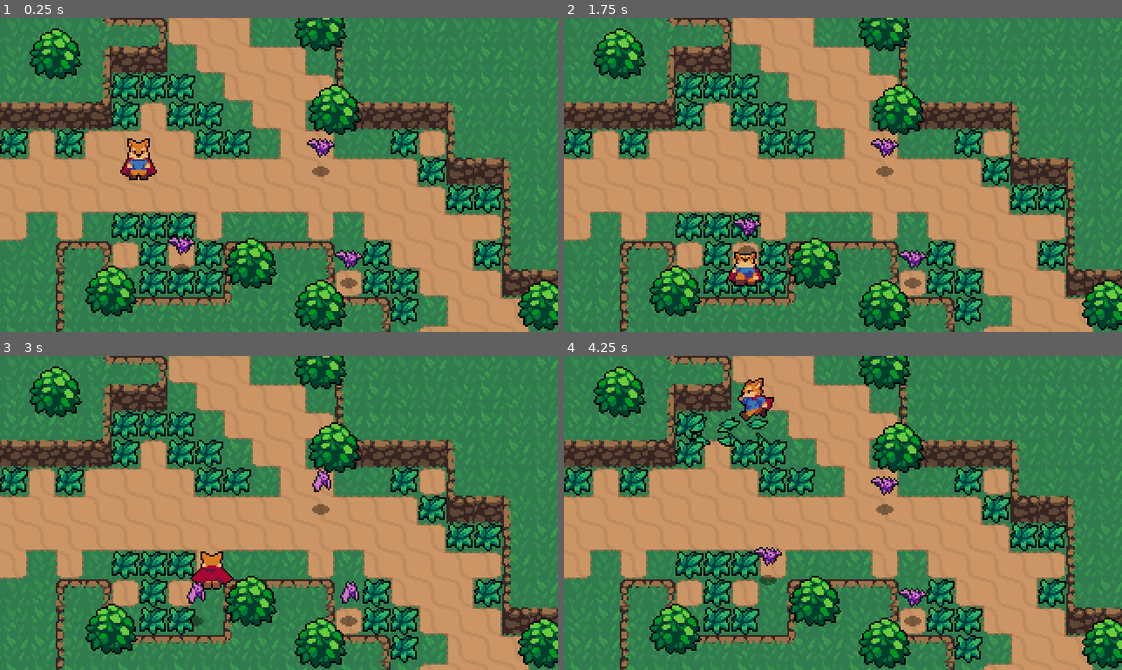
Above: before the commit, frames 1-4 (two rows, left to right).
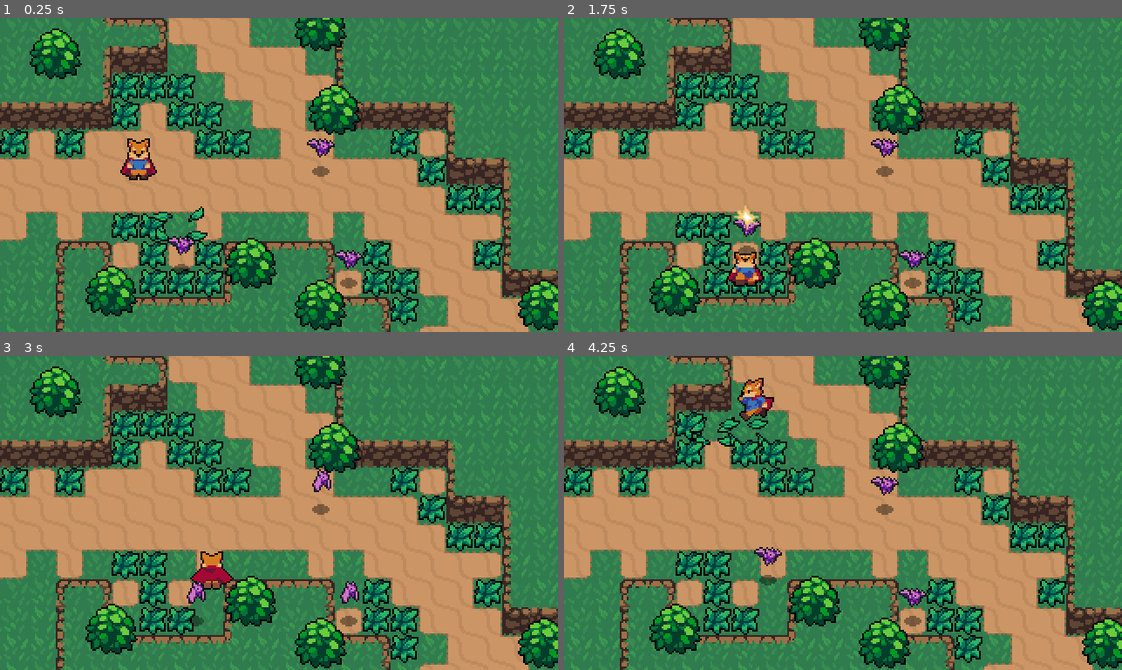
Above: after the commit, the same moments.

Repository: Tobio89/Godot-Action-RPG-tutorial
Game: Godot game, scene res://World.tscn
Two runs of this game, one before a commit and one after it. Both use one fixed random seed, a clock stepped at 60 frames per second and the inputs below.
Inputs:
- Up to frame 1 (0.25 s): no input
- Up to frame 2 (1.75 s): hold Right (ui_right) 0.53-1.28 s; tap Space (attack) at 0.6 s; hold Down (ui_down) from 1.28 s (still down); tap Shift (roll) at 1.35 s
- Up to frame 3 (3 s): release Down (ui_down) at 2.03 s; hold Right (ui_right) 2.03-2.78 s; tap Space (attack) at 2.1 s; hold Up (ui_up) from 2.78 s (still down); tap Shift (roll) at 2.85 s
- Up to frame 4 (4.25 s): release Up (ui_up) at 3.53 s; hold Left (ui_left) from 3.53 s (still down); tap Space (attack) at 3.6 s

The runs differ from the first frame. In frame 1, 0.6% of the frame differs, in the area x 27-38%, y 60-72%; in frame 2, 0.3%; in frame 3, 0.3%; in frame 4, 0.3%.

Commit message:
Add invincibility when hit

Diff:
--- a/resources/Enemies/Bat.gd
+++ b/resources/Enemies/Bat.gd
@@ -8,10 +8,13 @@
 export (int) var MAX_SPEED = 50
 export (int) var FRICTION = 200
 
+export (float) var INVIN = 0.2
+
 onready var stats = $Stats
 onready var anim = $BatAnimSprite
 onready var playerDetection = $PlayerDetectionZone
 onready var batSprite = $BatAnimSprite
+onready var hurtbox = $Hurtbox
 
 const DeathEffect = preload("res://resources/Effects/EnemyDeath.tscn")
 
@@ -67,8 +70,11 @@
 func _on_Hurtbox_area_entered(area):
 	knockback = area.knockback_vector * 160
 	stats.health -= area.damage
+	hurtbox.start_invincibility(INVIN)
+	hurtbox.create_hit_effect()
+
 	if stats.health > 0:
-		print("Bat says, 'Ouch'", stats.health)
+		print("Bat says, 'Ouch' ", stats.health)
 
 
 func _on_Stats_no_health():
--- a/resources/Enemies/Bat.tscn
+++ b/resources/Enemies/Bat.tscn
@@ -6,6 +6,7 @@
 [ext_resource path="res://resources/Enemies/Bat.gd" type="Script" id=4]
 [ext_resource path="res://resources/Stats.tscn" type="PackedScene" id=5]
 [ext_resource path="res://resources/Enemies/PlayerDetectionZone.tscn" type="PackedScene" id=6]
+[ext_resource path="res://resources/Hurtboxes + Hitboxes/Hitbox.tscn" type="PackedScene" id=7]
 
 [sub_resource type="AtlasTexture" id=1]
 atlas = ExtResource( 1 )
@@ -45,6 +46,9 @@
 [sub_resource type="CircleShape2D" id=9]
 radius = 48.6621
 
+[sub_resource type="CircleShape2D" id=10]
+radius = 5.0
+
 [node name="Bat" type="KinematicBody2D"]
 collision_layer = 16
 script = ExtResource( 4 )
@@ -76,7 +80,16 @@
 [node name="CollisionShape2D" parent="PlayerDetectionZone" index="0"]
 modulate = Color( 0.866667, 0.603922, 1, 1 )
 shape = SubResource( 9 )
+
+[node name="Hitbox" parent="." instance=ExtResource( 7 )]
+collision_mask = 4
+
+[node name="CollisionShape2D" parent="Hitbox" index="0"]
+position = Vector2( 0, -16 )
+shape = SubResource( 10 )
 [connection signal="area_entered" from="Hurtbox" to="." method="_on_Hurtbox_area_entered"]
 [connection signal="no_health" from="Stats" to="." method="_on_Stats_no_health"]
 
 [editable path="PlayerDetectionZone"]
+
+[editable path="Hitbox"]
--- a/resources/Hurtboxes + Hitboxes/Hurtbox.gd
+++ b/resources/Hurtboxes + Hitboxes/Hurtbox.gd
@@ -1,14 +1,41 @@
 extends Area2D
-
-export (bool) var show_hit = true
 
 const HitEffect = preload("res://resources/Effects/HitEffect.tscn")
 
+var invincible = false setget set_invincible
+
+onready var timer = $Timer
+
+signal invincibility_started
+signal invincibility_ended
+
+func set_invincible(value):
+	invincible = value
+	if invincible == true:
+		emit_signal("invincibility_started")
+	else:
+		emit_signal("invincibility_ended")
+
+func start_invincibility(duration):
+	self.invincible = true
+	timer.start(duration)
 
 
-func _on_Hurtbox_area_entered(area):
-	if (show_hit):
-		var effect = HitEffect.instance()
-		var main = get_tree().current_scene
-		main.add_child(effect)
-		effect.global_position = global_position - Vector2(0, 8)
+func create_hit_effect():
+	var effect = HitEffect.instance()
+	var main = get_tree().current_scene
+	main.add_child(effect)
+	effect.global_position = global_position - Vector2(0, 8)
+
+
+
+func _on_Timer_timeout():
+	self.invincible = false
+
+
+func _on_Hurtbox_invincibility_started():
+	set_deferred("monitorable", false)
+
+
+func _on_Hurtbox_invincibility_ended():
+	monitorable = true
--- a/resources/Hurtboxes + Hitboxes/Hurtbox.tscn
+++ b/resources/Hurtboxes + Hitboxes/Hurtbox.tscn
@@ -8,4 +8,8 @@
 script = ExtResource( 1 )
 
 [node name="CollisionShape2D" type="CollisionShape2D" parent="."]
-[connection signal="area_entered" from="." to="." method="_on_Hurtbox_area_entered"]
+
+[node name="Timer" type="Timer" parent="."]
+[connection signal="invincibility_ended" from="." to="." method="_on_Hurtbox_invincibility_ended"]
+[connection signal="invincibility_started" from="." to="." method="_on_Hurtbox_invincibility_started"]
+[connection signal="timeout" from="Timer" to="." method="_on_Timer_timeout"]
--- a/resources/Player/Player.gd
+++ b/resources/Player/Player.gd
@@ -4,6 +4,8 @@
 export (int) var ROLL_SPEED = 160
 export (int) var ACCEL = 500
 export (int) var FRICTION = 500
+
+export (float) var INVIN = 0.5
 
 enum {
 	MOVE,
@@ -21,8 +23,10 @@
 onready var animationTree = $AnimationTree
 onready var animationState = animationTree.get("parameters/playback")
 onready var swordHitbox = $HitboxPivot/SwordHitbox
+onready var hurtbox = $Hurtbox
 
 func _ready():
+	stats.connect("no_health", self, "queue_free")
 	animationTree.active = true
 	swordHitbox.knockback_vector = roll_vector
 
@@ -90,3 +94,9 @@
 
 func end_roll():
 	state = MOVE
+
+
+func _on_Hurtbox_area_entered(area):
+	hurtbox.start_invincibility(INVIN)
+	hurtbox.create_hit_effect()
+	stats.health -= 1
--- a/resources/Player/Player.tscn
+++ b/resources/Player/Player.tscn
@@ -1,9 +1,10 @@
-[gd_scene load_steps=51 format=2]
+[gd_scene load_steps=53 format=2]
 
 [ext_resource path="res://resources/Player/Player.gd" type="Script" id=1]
 [ext_resource path="res://resources/Player/Player.png" type="Texture" id=2]
 [ext_resource path="res://resources/Hurtboxes + Hitboxes/Hitbox.tscn" type="PackedScene" id=3]
 [ext_resource path="res://resources/Player/SwordHitbox.gd" type="Script" id=4]
+[ext_resource path="res://resources/Hurtboxes + Hitboxes/Hurtbox.tscn" type="PackedScene" id=5]
 
 [sub_resource type="CapsuleShape2D" id=1]
 radius = 4.0
@@ -603,7 +604,12 @@
 [sub_resource type="CapsuleShape2D" id=46]
 height = 12.0
 
+[sub_resource type="CapsuleShape2D" id=47]
+radius = 5.0
+height = 6.0
+
 [node name="Player" type="KinematicBody2D"]
+position = Vector2( -3, 2 )
 collision_layer = 2
 script = ExtResource( 1 )
 __meta__ = {
@@ -661,4 +667,14 @@
 shape = SubResource( 46 )
 disabled = true
 
+[node name="Hurtbox" parent="." instance=ExtResource( 5 )]
+collision_layer = 4
+
+[node name="CollisionShape2D" parent="Hurtbox" index="0"]
+position = Vector2( 0, -5 )
+shape = SubResource( 47 )
+[connection signal="area_entered" from="Hurtbox" to="." method="_on_Hurtbox_area_entered"]
+
 [editable path="HitboxPivot/SwordHitbox"]
+
+[editable path="Hurtbox"]
--- a/resources/World/Grass.tscn
+++ b/resources/World/Grass.tscn
@@ -18,8 +18,7 @@
 offset = Vector2( -8, -8 )
 
 [node name="Hurtbox" parent="." instance=ExtResource( 3 )]
-collision_layer = 8
-collision_mask = 4
+collision_layer = 2147483660
 show_hit = false
 
 [node name="CollisionShape2D" parent="Hurtbox" index="0"]
Not shown: 2 places in World.tscn that only renumber resources
Not shown: 1 places in resources/Enemies/Bat.tscn that only renumber resources
